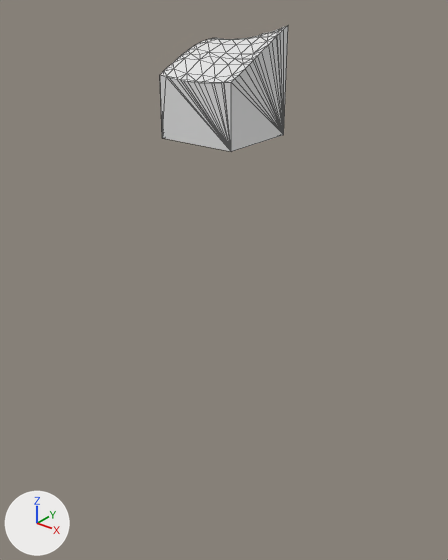
Two versions of the glTF model assets/terrain/surface_pieces/surf_9_19.glb, one commit apart.
One viewpoint serves both versions: a camera (50 mm lens) standing at (-39.9, -15.7, -21.8) and looking at (-62.9, 13.1, -39.6). The lights are fixed; the arrows at lower left show +X, +Y and +Z. The first picture is the older version. Mesh edges are drawn as thin lines on the coarser meshes. Where no turn or scale is listed for an object, it has been applied to the vertices.

The scene before the commit, as lines of its bpy script (objects in view):
```python
me_geometry_0 = bpy.data.meshes.new('geometry_0')
me_geometry_0.from_pydata(...)  # 102 vertices, 200 faces; spans x -65.0..-60.0, y 10.0..15.0, z -30.0..-24.05
ob_geometry_0 = bpy.data.objects.new('geometry_0', me_geometry_0)
ob_geometry_0.location = (0.0, 0.0, 0.0)
```
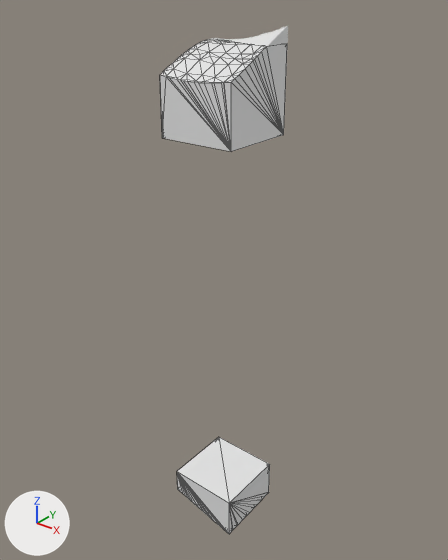
Pixel boxes (x1, y1, x2, y2) of what changed, in the pictures (448 x 560 px):
'layer_7', added: after (177, 437, 270, 534)

The change in detail:
Mesh me_layer_7 is new.
It has 88 vertices, 172 faces and spans x -65.0..-60.0, y 10.0..15.0, z -58.05..-55.0.
Object 'layer_7' (ob_layer_7) is new; it shows me_layer_7.
Its location is (0.0, 0.0, 0.0).
